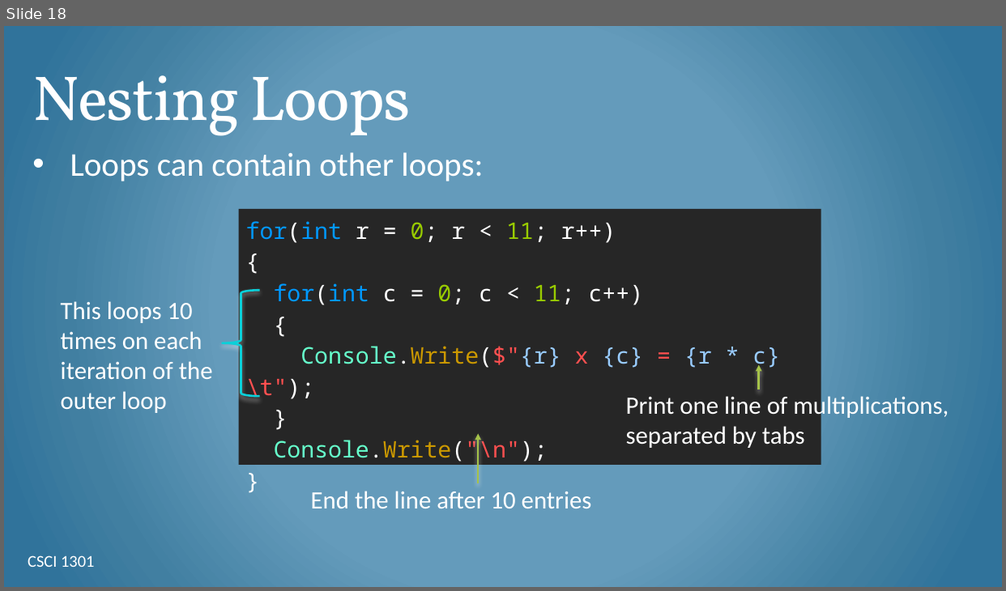
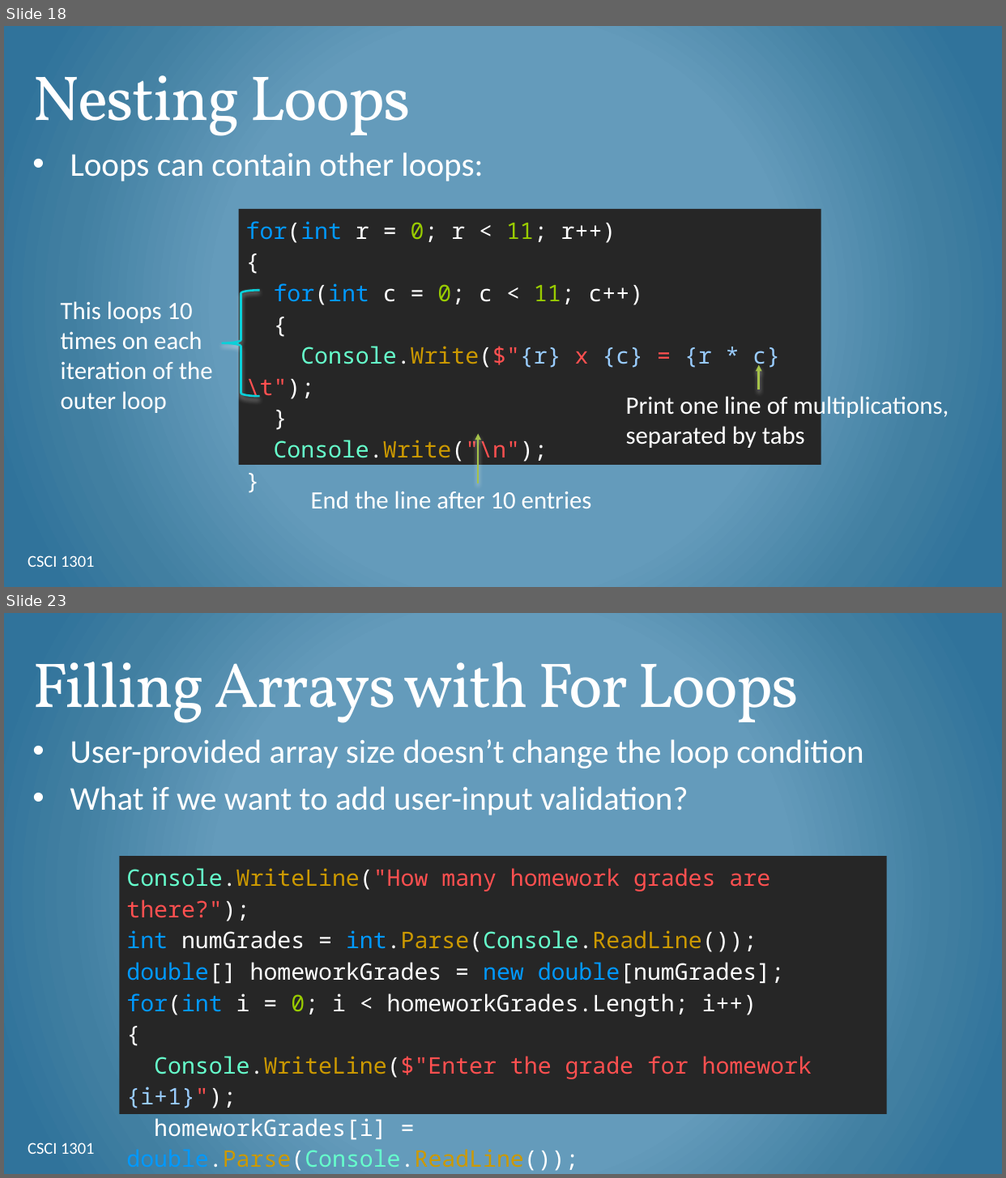
Before and after one commit to csci-1301/csci-1301.github.io, a slide deck: lectures/150_for_loops/For-Loops.pptx. Shown one above the other, each under a label of ours: slide 18 before the commit, slides 18 and 23 after it; the slides between them are not shown. The pictures are 1006x591 and 1006x1178 pixels, drawn with LibreOffice and Linux fonts; fonts in the diff are those of the drawing; background and template pictures are left out. Boxes give left, top, right and bottom in pixels: in the first picture for what was removed or moved away, otherwise in the second. Text is boxed around its words. In the diff, an @@ line names an element or a change of style, - is before the commit and + after.

```diff
--- a/lectures/150_for_loops/For-Loops.pptx
+++ b/lectures/150_for_loops/For-Loops.pptx
@@ slide 23 added at [4, 613, 1002, 1174], background gradient #659ABC to #427FA1 to #30759B @@
@@ title added at [32, 662, 799, 723], 61 pt, text #FFFFFF @@
+Filling Arrays with For Loops
@@ text added at [70, 739, 863, 815], 32 pt, text #FFFFFF @@
+• User-provided array size doesn’t change the loop condition
+• What if we want to add user-input validation?
@@ rectangle added at [119, 856, 887, 1114], fill #262626, 22 pt, text #FFFFFF @@
+Console.WriteLine("How many homework grades are there?");
+int numGrades = int.Parse(Console.ReadLine());
+double[] homeworkGrades = new double[numGrades];
+for(int i = 0; i < homeworkGrades.Length; i++)
+{
+Console.WriteLine($"Enter the grade for homework {i+1}");
+homeworkGrades[i] = double.Parse(Console.ReadLine());
+}
@@ text added at [27, 1143, 94, 1154], 16 pt, text #FFFFFF @@
+CSCI 1301
```
Also in this commit, not shown: 6 slides changed, 3 other slides added, 3 other files.
